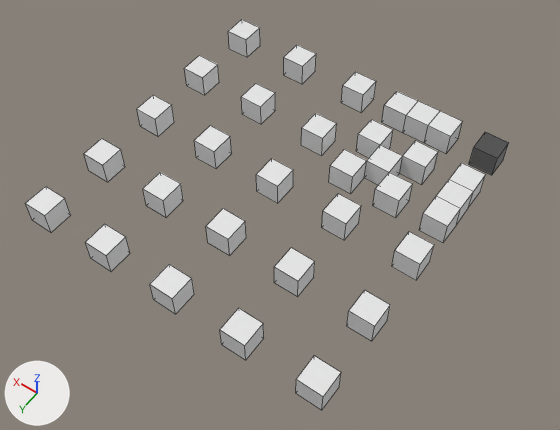
Renders of the Blender file TP1.blend from each side of a commit.
One viewpoint serves both versions: a 50 mm lens placed at (-10.7, 43.1, 45.0), pointed at (10.9, 12.9, -2.6). The axes (+X, +Y, +Z) are drawn at lower left. The lights are the same throughout. Mesh edges are drawn as thin lines.

The scene before the commit, as lines of its bpy script (objects in view):
```python
me_gridofboxes_002 = bpy.data.meshes.new('GridOfBoxes.002')
me_gridofboxes_002.from_pydata(...)  # 200 vertices, 150 faces; spans x -1.0..25.0, y -1.0..25.0, z -1.0..1.0
me_gridofboxes_004 = bpy.data.meshes.new('GridOfBoxes.004')
me_gridofboxes_004.from_pydata(...)  # 72 vertices, 54 faces; spans x -1.0..9.0, y -1.0..9.0, z -1.0..1.0
ob_gridofboxes_002 = bpy.data.objects.new('GridOfBoxes.002', me_gridofboxes_002)
ob_gridofboxes_002.location = (0.0, 0.0, 0.0)
ob_gridofboxes_004 = bpy.data.objects.new('GridOfBoxes.004', me_gridofboxes_004)
ob_gridofboxes_004.location = (0.0, 0.0, 0.0)
```
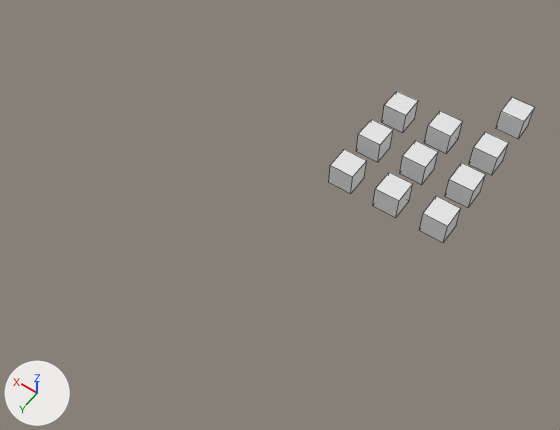
Commit message: Extruction 1 cube

Changed parts and their boxes [x1, y1, x2, y2] in the pictures (560 x 430 px):
'GridOfBoxes.002', deleted: before [25, 20, 473, 410]
'Cube', added: after [496, 98, 535, 139]

The edits, one by one:
Mesh me_cube is new.
It is a box spanning x -1.0..1.0, y -1.0..1.0, z -1.0..1.0.
Object 'GridOfBoxes.002' (ob_gridofboxes_002) is deleted.
Object 'Cube' (ob_cube) is new; it shows me_cube.
Its location is (0.0, -4.79, 0.0).
